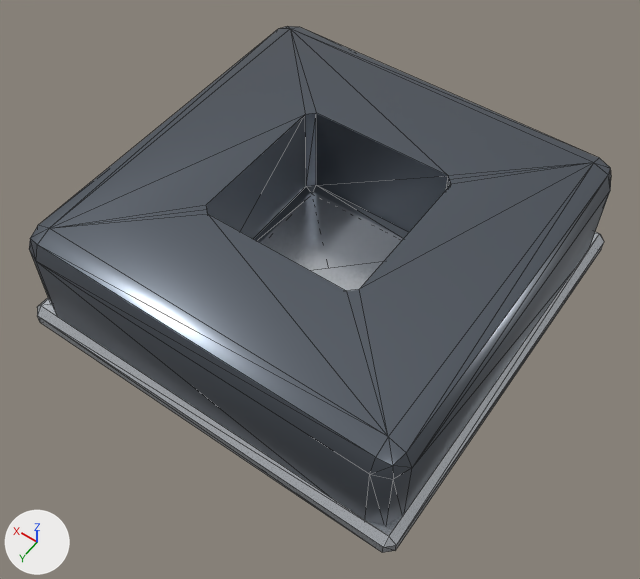
The glTF model experiments/spectro_neon/assets/models/cuvette_holder.glb: old version first, new version second.
Both versions are drawn from a 50 mm lens placed at (-0.0417, 0.0603, 0.0936), pointed at (-0.0019, 0.0047, 0.0061). Arrows for +X, +Y and +Z are at lower left; the lights stay in place. The older version comes first. Mesh edges are drawn as thin lines. Where no turn or scale is listed for an object, it has been applied to the vertices.

Names of what the first picture shows: 'HolderBody', 'HolderTrim'.
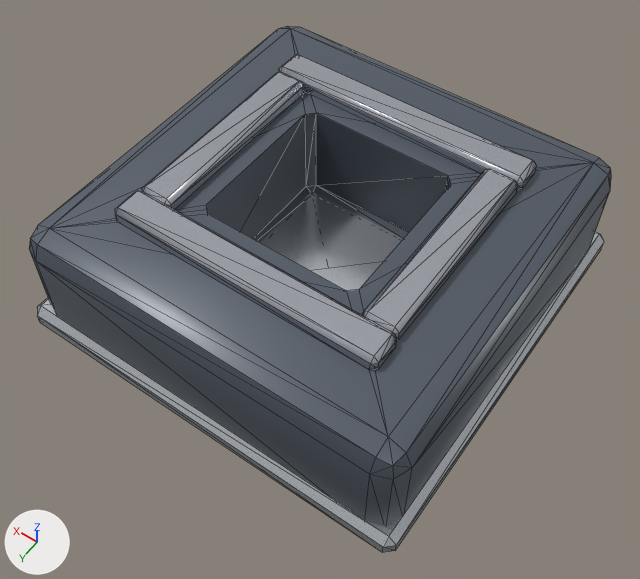
The change, as a diff of the scene's bpy script:
```diff
--- a/experiments/spectro_neon/assets/models/cuvette_holder.glb.py
+++ b/experiments/spectro_neon/assets/models/cuvette_holder.glb.py
@@ img_poly_roughness @@
+img_poly_roughness = load_image('poly_roughness', '_unpacked/poly_roughness', 512, 512, 'Non-Color')
@@ img_poly_normal @@
+img_poly_normal = load_image('poly_normal', '_unpacked/poly_normal', 512, 512, 'Non-Color')
@@ img_brushed_normal @@
+img_brushed_normal = load_image('brushed_normal', '_unpacked/brushed_normal', 1024, 1024, 'Non-Color')
@@ img_brushed_roughness @@
+img_brushed_roughness = load_image('brushed_roughness', '_unpacked/brushed_roughness', 1024, 1024, 'Non-Color')
@@ img_brushed_albedo @@
+img_brushed_albedo = load_image('brushed_albedo', '_unpacked/brushed_albedo', 1024, 1024, 'sRGB')
@@ mat_mat_cuvetteholder @@
 mat_mat_cuvetteholder = bpy.data.materials.new('Mat_CuvetteHolder')
-# nodes: BsdfPrincipled, OutputMaterial
-# colours: grey #656c76
+# nodes: BsdfPrincipled, Mapping x2, Math, NormalMap, OutputMaterial, SeparateColor, TexImage x2, UVMap x2
+# colours: greyish blue #555d69
+# uses the picture img_poly_normal
+# uses the picture img_poly_roughness
@@ mat_mat_brushedsteel @@
+mat_mat_brushedsteel = bpy.data.materials.new('Mat_BrushedSteel')
+# uses the picture img_brushed_albedo
+# uses the picture img_brushed_normal
+# uses the picture img_brushed_roughness
@@ me_detailv3_holdercollar_w @@
+me_detailv3_holdercollar_w.from_pydata(...)  # 24 vertices, 44 faces; spans x -0.0022..0.0022, y -0.0135..0.0135, z -0.0012..0.0012
+me_detailv3_holdercollar_w.materials.append(mat_mat_brushedsteel)
@@ me_detailv3_holdercollar_s @@
+me_detailv3_holdercollar_s.from_pydata(...)  # 24 vertices, 44 faces; spans x -0.018..0.018, y -0.0022..0.0022, z -0.0012..0.0012
+me_detailv3_holdercollar_s.materials.append(mat_mat_brushedsteel)
@@ ob_detailv3_holdercollar_w @@
+ob_detailv3_holdercollar_w = bpy.data.objects.new('DetailV3_HolderCollar_W', me_detailv3_holdercollar_w)
+ob_detailv3_holdercollar_w.location = (-0.0155, 0.0, 0.0186)
@@ ob_detailv3_holdercollar_s @@
+ob_detailv3_holdercollar_s = bpy.data.objects.new('DetailV3_HolderCollar_S', me_detailv3_holdercollar_s)
+ob_detailv3_holdercollar_s.location = (0.0, -0.0155, 0.0186)
@@ ob_detailv3_holdercollar_n @@
+ob_detailv3_holdercollar_n = bpy.data.objects.new('DetailV3_HolderCollar_N', me_detailv3_holdercollar_s.copy())
+ob_detailv3_holdercollar_n.location = (0.0, 0.0155, 0.0186)
@@ ob_detailv3_holdercollar_e @@
+ob_detailv3_holdercollar_e = bpy.data.objects.new('DetailV3_HolderCollar_E', me_detailv3_holdercollar_w.copy())
+ob_detailv3_holdercollar_e.location = (0.0155, 0.0, 0.0186)
```

What differs and where, as boxes [x1, y1, x2, y2] in the pictures (640 x 579 px):
'DetailV3_HolderCollar_N', added: after [115, 191, 397, 370]
'DetailV3_HolderCollar_S', added: after [279, 54, 536, 190]
'DetailV3_HolderCollar_W', added: after [363, 169, 518, 340]
'DetailV3_HolderCollar_E', added: after [142, 71, 304, 210]
